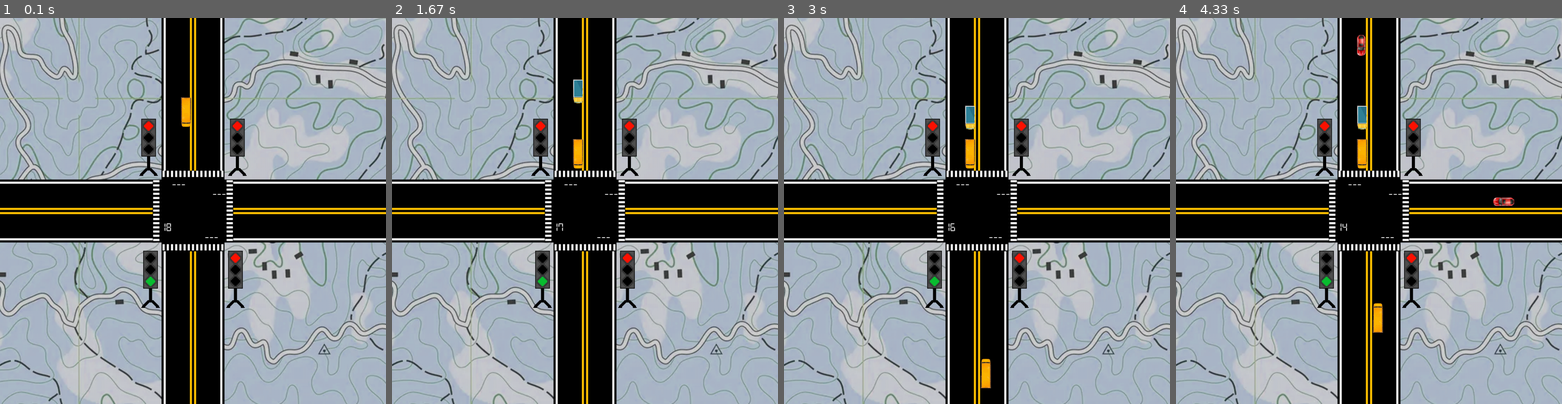
Above: before the commit, frames 1-4 (left to right).
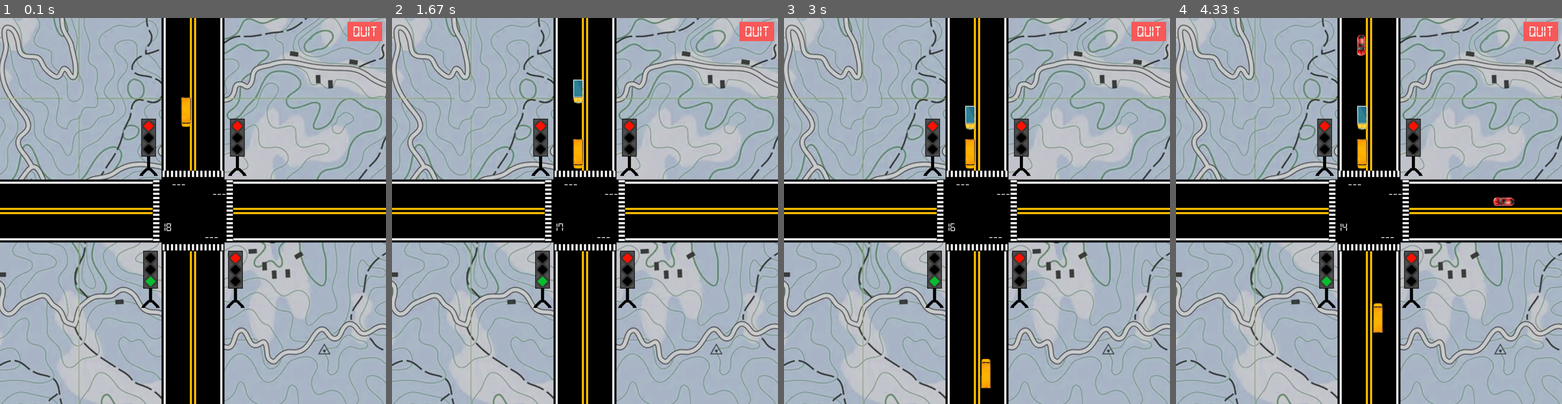
Above: after the commit, the same moments.

Repository: Shinichl/Basic-Traffic-Intersection-Simulationn
Game: pygame game, started from version2.py
Two runs of this game, one before a commit and one after it. Both use one fixed random seed, a clock stepped at 60 frames per second and the inputs below.
Inputs (mouse positions are in pixels of both pictures, inside the frame that each line leads up to):
- Up to frame 1 (0.1 s): no input
- Up to frame 2 (1.67 s): click (585, 211) at 0.38 s; click (492, 214) at 0.72 s
- Up to frame 3 (3 s): no input
- Up to frame 4 (4.33 s): no input

The runs differ from the first frame. In frame 1, 0.4% of the frame differs, in the area x 90-99%, y 1-6%; in frame 2, 0.4%; in frame 3, 0.4%; in frame 4, 0.4%.

Commit message:
Add files via upload

Diff:
--- a/version2.py
+++ b/version2.py
@@ -408,6 +408,7 @@
         Vehicle(lane_number, vehicleTypes[vehicle_type], direction_number, directionNumbers[direction_number], will_turn)
         time.sleep(1)
 
+
 class Main:
     global allowedVehicleTypesList
     i = 0
@@ -446,10 +447,22 @@
     thread2.daemon = True
     thread2.start()
 
+
+
+
+    quit_font = pygame.font.Font("digital.ttf", 40)
+    quit_surf = quit_font.render('Quit', True, 'white')
+    quit_button = pygame.Rect(900, 10, 90, 50)
+
     while True:
         for event in pygame.event.get():
             if event.type == pygame.QUIT:
+                pygame.quit()
                 sys.exit()
+            if event.type == pygame.MOUSEBUTTONDOWN:
+                if quit_button.collidepoint(event.pos):
+                    pygame.quit()
+                    sys.exit()
 
         screen.blit(background,(0,0))   # display background in simulation
         for i in range(0,noOfSignals):  # display signal and set timer according to current status: green, yello, or red
@@ -477,6 +490,13 @@
         for vehicle in simulation:
             screen.blit(vehicle.image, [vehicle.x, vehicle.y])
             vehicle.move()
+        d, c = pygame.mouse.get_pos()
+        if quit_button.collidepoint(d, c):
+            pygame.draw.rect(screen, (110, 90, 90), quit_button)
+        else:
+            pygame.draw.rect(screen, (250, 90, 90), quit_button)
+        screen.blit(quit_surf, (quit_button.x + 14, quit_button.y + 8))
+
         pygame.display.update()
 
 
